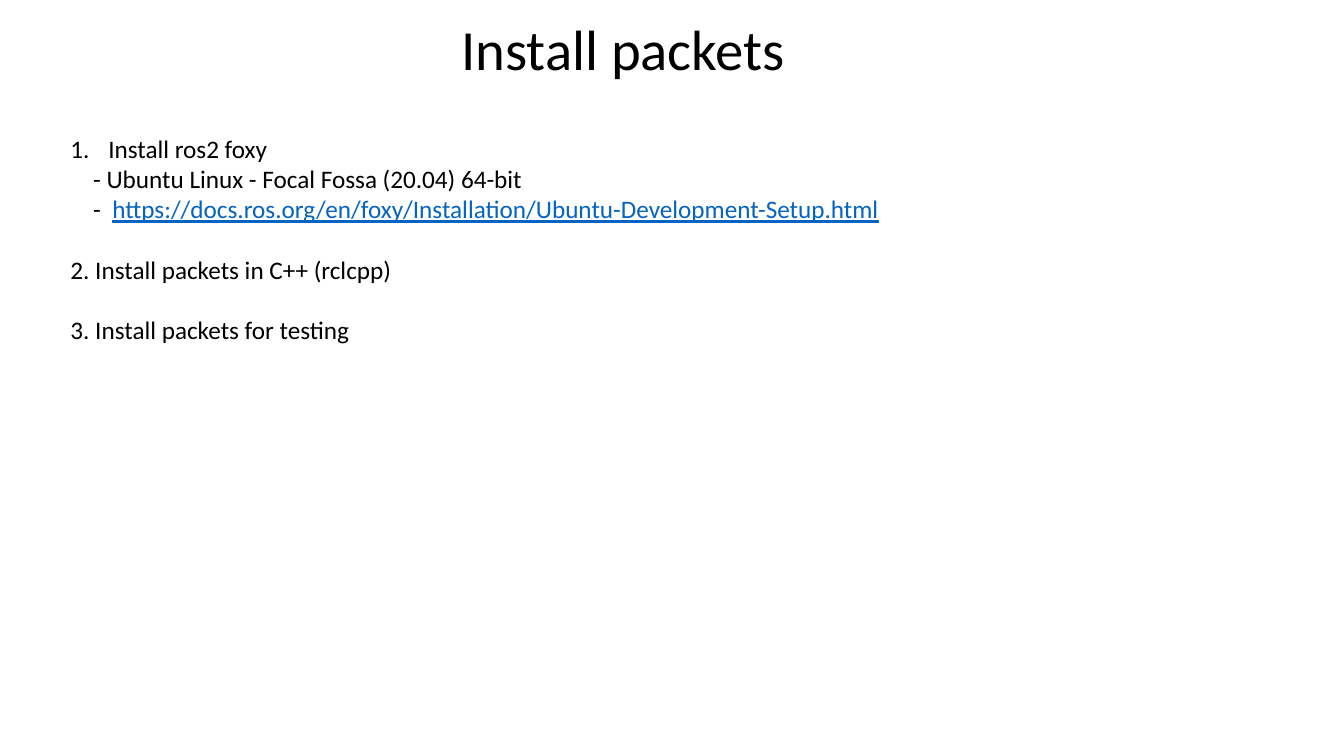
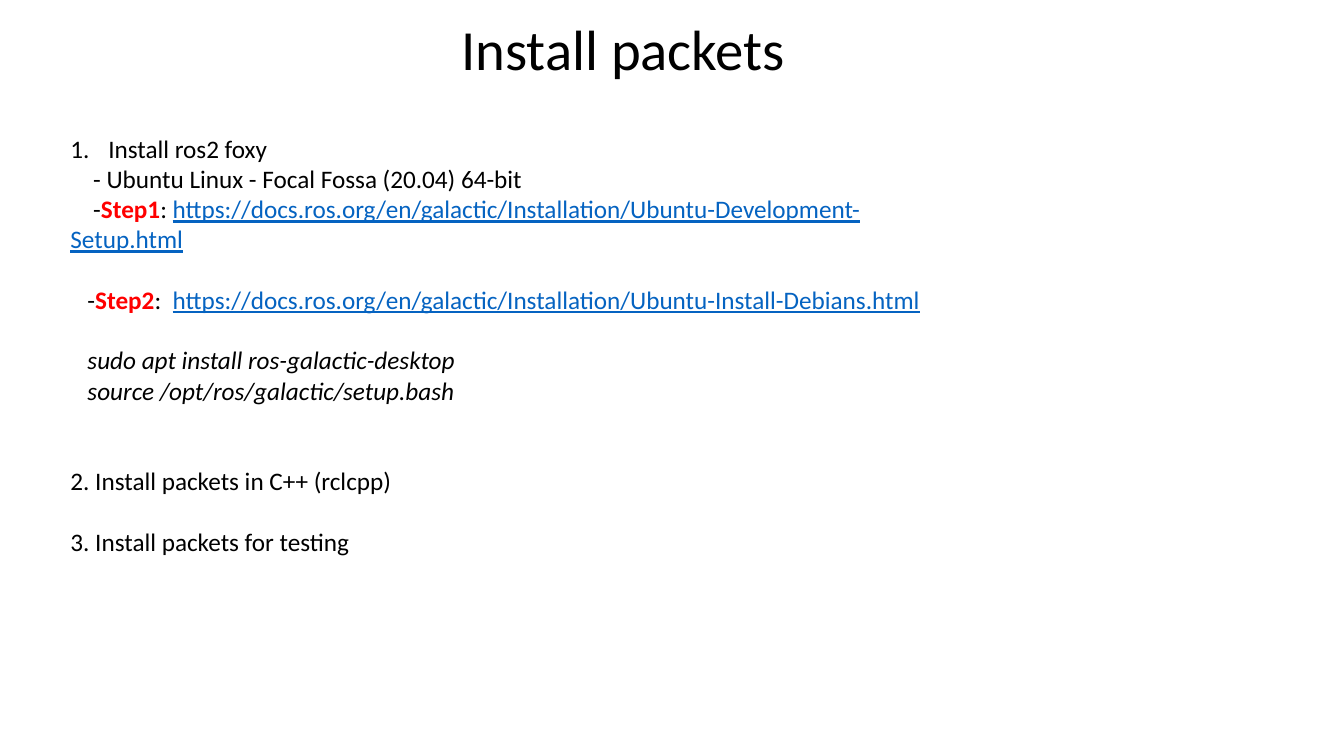
Before and after one commit to letrthong/ros2, a slide deck: slide 4 of ros2.pptx. Drawn at 1344x756 pixels with LibreOffice and Linux fonts; fonts in the diff are those of the drawing. Boxes give left, top, right and bottom in pixels: in the first picture for what was removed or moved away, otherwise in the second. Text is boxed around its words. In the diff, an @@ line names an element or a change of style, - is before the commit and + after.

```diff
--- a/ros2.pptx
+++ b/ros2.pptx
@@ text at box(70, 200, 920, 405): text changed @@
-- https://docs.ros.org/en/foxy/Installation/Ubuntu-Development-Setup.html
+-Step1: https://docs.ros.org/en/galactic/Installation/Ubuntu-Development-Setup.html
+-Step2: https://docs.ros.org/en/galactic/Installation/Ubuntu-Install-Debians.html
+sudo apt install ros-galactic-desktop
+source /opt/ros/galactic/setup.bash
```
Also in this commit, not shown: 2 other slides changed.
